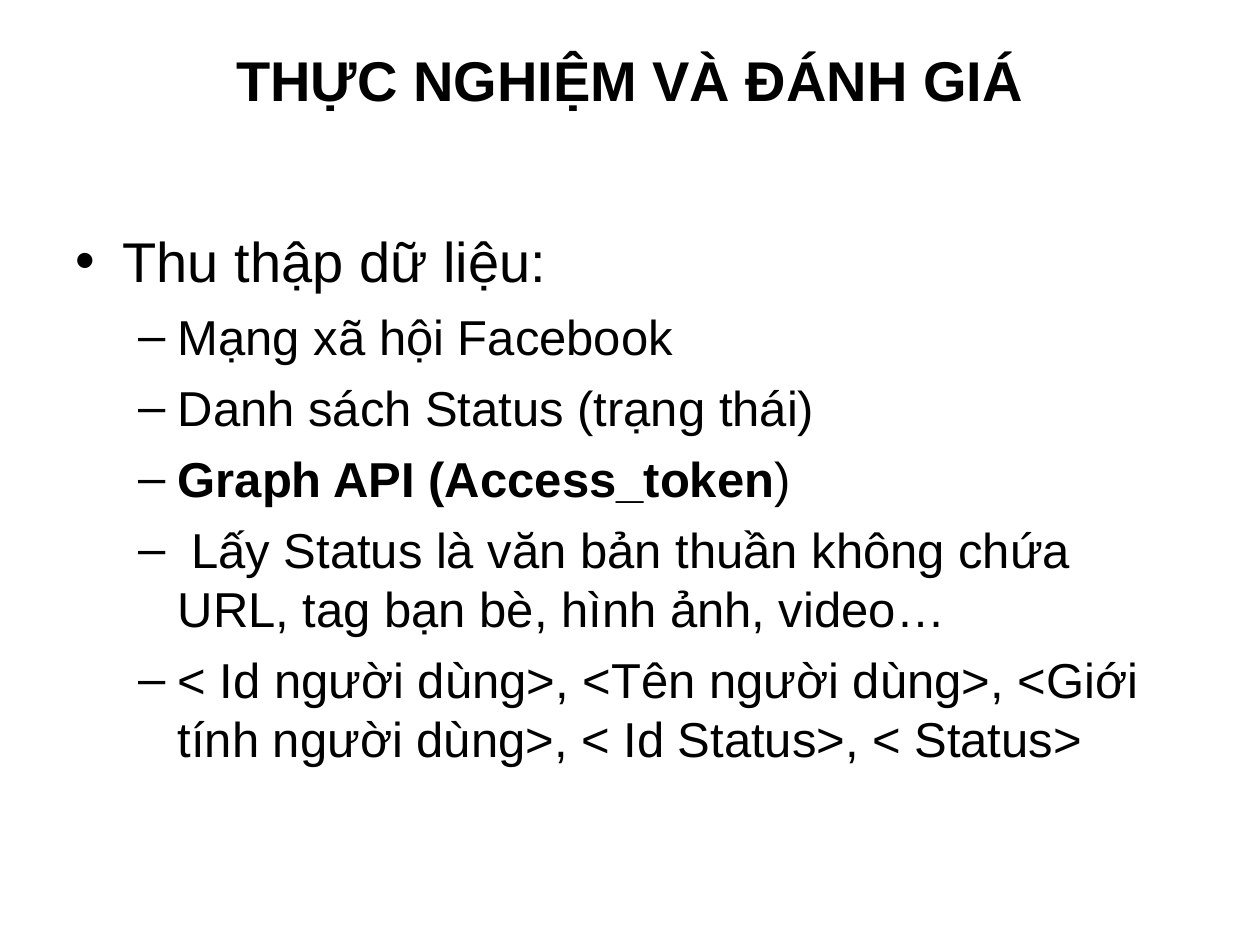
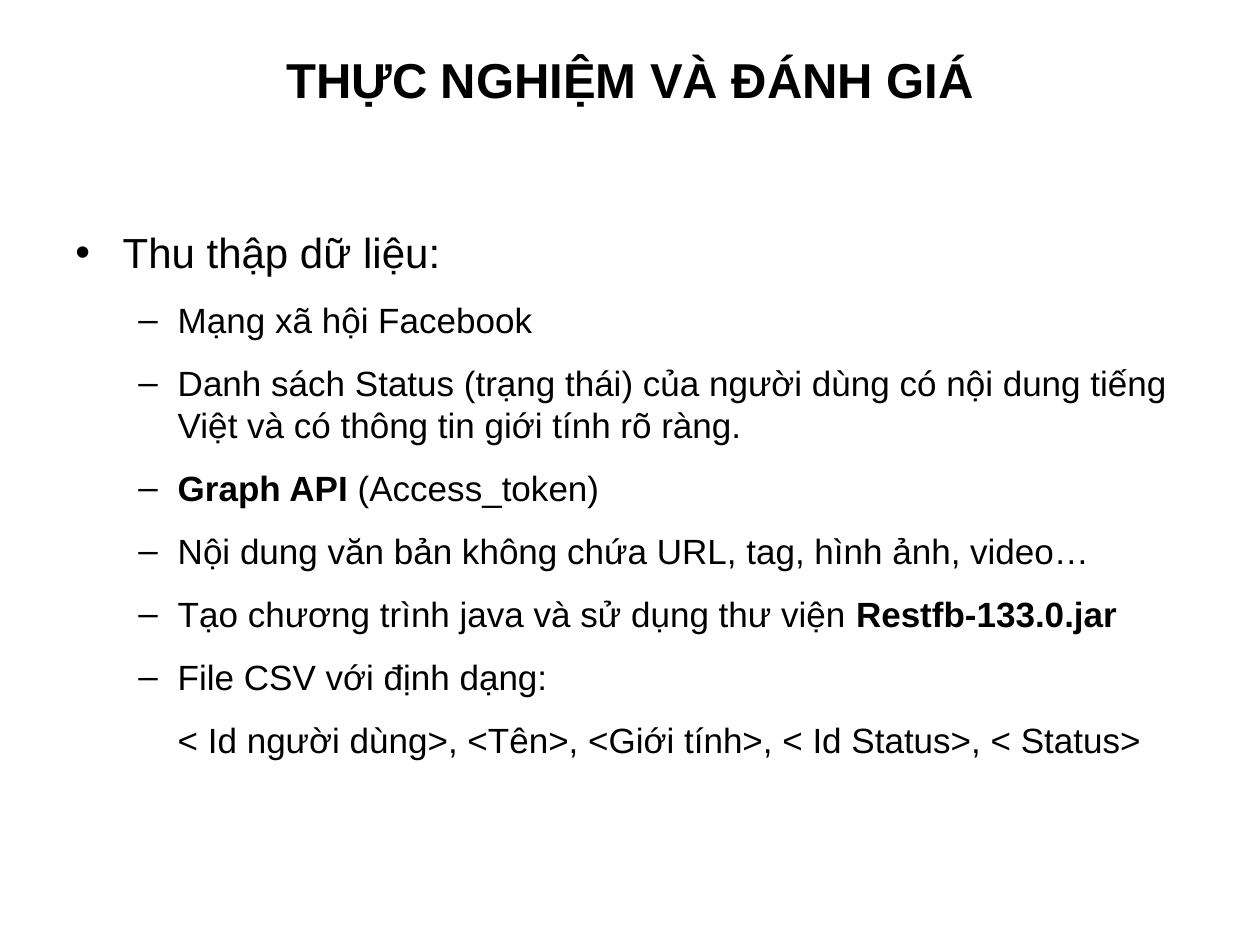
Before and after one commit to truonghaibg/thesis, a slide deck: slide 9 of tchai/Slide_LuanVan_TruongCongHai.ppt. Drawn at 1260x945 pixels with LibreOffice and Linux fonts; fonts in the diff are those of the drawing; background and template pictures are left out. Boxes give left, top, right and bottom in pixels: in the first picture for what was removed or moved away, otherwise in the second. Text is boxed around its words. In the diff, an @@ line names an element or a change of style, - is before the commit and + after.

Commit message:
update

```diff
--- a/tchai/Slide_LuanVan_TruongCongHai.ppt
+++ b/tchai/Slide_LuanVan_TruongCongHai.ppt
@@ title "THỰC NGHIỆM VÀ ĐÁNH GIÁ" at [286,60,974,107]: size 32 to 28 pt @@
@@ text at [123,237,599,508]: size 32 to 24 pt in "Thu thập dữ liệu:"; size 28 to 20 pt in "Mạng xã hội Facebook", "Graph API (Access_token)"; bold off in "(Access_token)"; more space between paragraphs @@
@@ text at [178,369,1166,444]: text changed; size 28 to 20 pt @@
-  – Danh sách Status (trạng thái)
+  – Danh sách Status (trạng thái) của người dùng có nội dung tiếng Việt và có thông tin giới tính rõ ràng.
@@ text at [178,538,1141,760]: text changed; size 28 to 20 pt @@
-  – Lấy Status là văn bản thuần không chứa URL, tag bạn bè, hình ảnh, video…
-  – < Id người dùng>, <Tên người dùng>, <Giới tính người dùng>, < Id Status>, < Status>
+  – Nội dung văn bản không chứa URL, tag, hình ảnh, video…
+  – Tạo chương trình java và sử dụng thư viện Restfb-133.0.jar
+  – File CSV với định dạng:
+  < Id người dùng>, <Tên>, <Giới tính>, < Id Status>, < Status>
```
Also in this commit, not shown: 14 other slides changed, 7 slides added, 5 slides removed.
